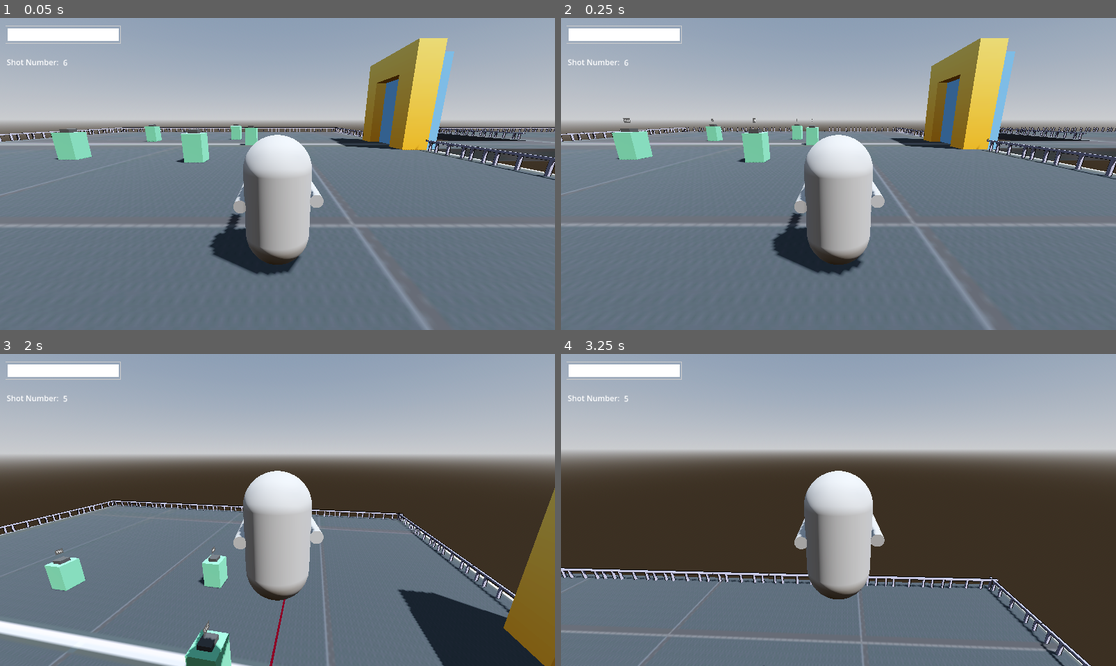
Above: before the commit, frames 1-4 (two rows, left to right).
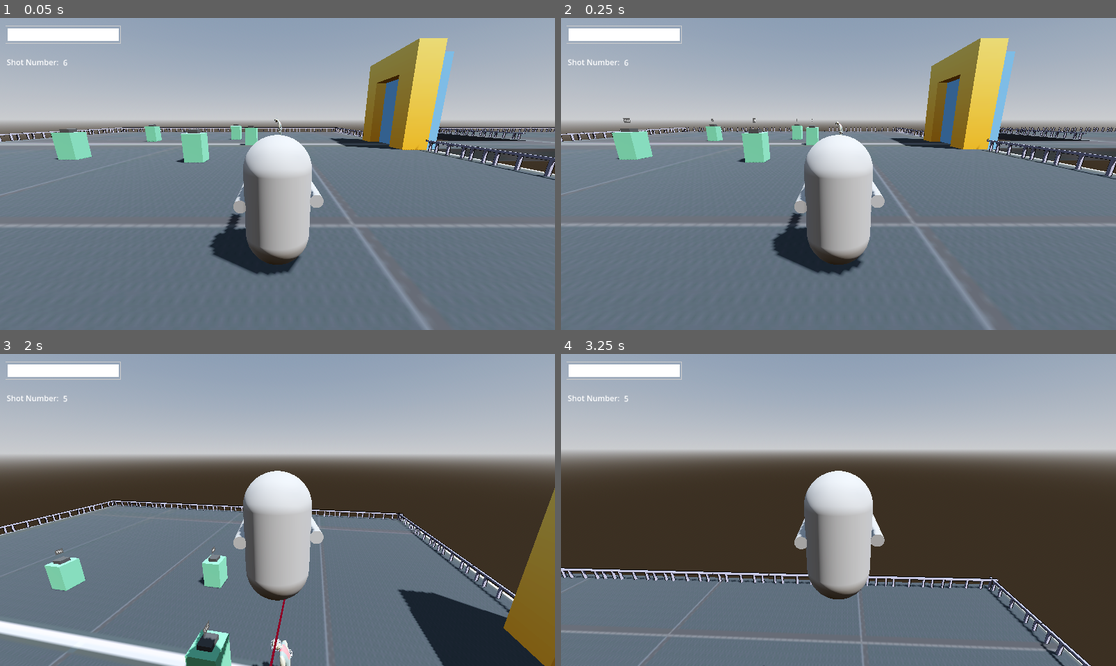
Above: after the commit, the same moments.

Repository: yashGhela/blame
Game: Godot game, scene res://levels/lab.tscn
The game is run twice, just before and just after one commit, with the same random seed, the same clock (stepped at 60 frames per second) and the same inputs. The project has no main scene, so this scene is started directly.
Inputs (mouse positions are in pixels of both pictures, inside the frame that each line leads up to):
- Up to frame 1 (0.05 s): no input
- Up to frame 2 (0.25 s): no input
- Up to frame 3 (2 s): tap Enter at 0.5 s; move the mouse to (305, 510) at 0.52 s; hold W (forward) from 0.53 s (still down); right-click (305, 510) at 0.6 s; tap Space (jump) at 0.77, 1.52 s; move the mouse to (249, 510) at 1.27 s; tap F (fire) at 1.35 s
- Up to frame 4 (3.25 s): keep holding W (forward); move the mouse to (849, 503) at 2.02 s; click (849, 503) at 2.1 s; move the mouse to (832, 516) at 2.77 s; tap E (interact) at 2.85 s; tap Space (jump) at 3.02 s

The runs differ from the first frame. In frame 1, less than 0.1% of the frame differs, in the area x 49-51%, y 32-38%; in frame 2, less than 0.1%; in frame 3, 0.2%, in the area x 45-53%, y 91-100%; in frame 4, nothing differs.
Error before the commit: Cannot call method 'play' on a null value. (res://scripts/chainer/chainer.gd:22)

Commit message:
kewl hes been added, just need to make him functional now

Diff:
--- a/gameplay-elements/chainer.tscn
+++ b/gameplay-elements/chainer.tscn
@@ -8,6 +8,7 @@
 [ext_resource type="Script" uid="uid://bcw8lgq8vjksu" path="res://scripts/statemachine.gd" id="5_7fb71"]
 [ext_resource type="Script" uid="uid://b67xj6wef2lop" path="res://scripts/state.gd" id="6_xmm4t"]
 [ext_resource type="Script" uid="uid://1k04qfm3uxt7" path="res://scripts/chainer/idle.gd" id="7_fptho"]
+[ext_resource type="PackedScene" uid="uid://cyyrgmv2ibvwo" path="res://gameplay-elements/modelfiles/chainer.tscn" id="9_vibjk"]
 
 [sub_resource type="ShaderMaterial" id="ShaderMaterial_7fb71"]
 render_priority = 0
@@ -27,8 +28,7 @@
 material = SubResource("ShaderMaterial_xmm4t")
 size = Vector3(1, 2, 1)
 
-[sub_resource type="ConvexPolygonShape3D" id="ConvexPolygonShape3D_ryfvy"]
-points = PackedVector3Array(-0.5, -1, -0.5, -0.5, -1, 0.5, -0.5, 1, -0.5, 0.5, -1, -0.5, 0.5, -1, 0.5, -0.5, 1, 0.5, 0.5, 1, -0.5, 0.5, 1, 0.5)
+[sub_resource type="CapsuleShape3D" id="CapsuleShape3D_vibjk"]
 
 [sub_resource type="StyleBoxFlat" id="StyleBoxFlat_5tb2b"]
 bg_color = Color(0.20885223, 0.21486989, 0.24036837, 1)
@@ -47,7 +47,7 @@
 mesh = SubResource("BoxMesh_5tb2b")
 
 [node name="CollisionShape3D" type="CollisionShape3D" parent="." unique_id=1123859073]
-shape = SubResource("ConvexPolygonShape3D_ryfvy")
+shape = SubResource("CapsuleShape3D_vibjk")
 
 [node name="StateMachine" type="Node" parent="." unique_id=1233649285 node_paths=PackedStringArray("initial_state")]
 script = ExtResource("5_7fb71")
@@ -118,3 +118,11 @@
 [node name="Sprite3D" type="Sprite3D" parent="." unique_id=338010292]
 transform = Transform3D(1, 0, 0, 0, 1, 0, 0, 0, 1, 0, 2.1519842, 0)
 texture = SubResource("ViewportTexture_5tb2b")
+
+[node name="chainer" parent="." unique_id=1246154780 instance=ExtResource("9_vibjk")]
+transform = Transform3D(1, 0, 0, 0, 1, 0, 0, 0, 1, 0.0030815601, -0.9819255, -0.22344494)
+
+[node name="Cube_003" parent="chainer/rigman/Skeleton3D/eyes" parent_id_path=PackedInt32Array(1246154780, 1144877449) index="0" unique_id=1740875475]
+transform = Transform3D(0.0004824866, 0.018710062, 0.009917797, 0.0023024464, -0.014408351, 0.012551339, 0.01312937, 0.0018391666, -0.002565545, -0.04790879, 0.02580893, -0.23018798)
+
+[editable path="chainer"]
--- /dev/null
+++ b/gameplay-elements/modelfiles/chainer.tscn
@@ -0,0 +1,54 @@
+[gd_scene format=3 uid="uid://cyyrgmv2ibvwo"]
+
+[ext_resource type="PackedScene" uid="uid://di5imi40csp3u" path="res://assets/glb/chainer.glb" id="1_u5cba"]
+
+[node name="chainer" unique_id=1246154780 instance=ExtResource("1_u5cba")]
+
+[node name="rigman" parent="." index="0" unique_id=869683889]
+transform = Transform3D(1, 0, 0, 0, 1, 0, 0, 0, 1, 0, 0, 0.042194366)
+
+[node name="Skeleton3D" parent="rigman" index="0" unique_id=1009250779]
+bones/9/rotation = Quaternion(0.20173779, 4.0910226e-09, -2.3196554e-08, 0.9794396)
+bones/10/rotation = Quaternion(-0.13373072, 0.002744348, 0.021394962, 0.990783)
+bones/31/rotation = Quaternion(0.10638686, 5.7369107e-08, 1.2176302e-08, 0.99432486)
+bones/46/rotation = Quaternion(-0.5106937, -0.29728767, -0.14171924, 0.7941837)
+bones/58/rotation = Quaternion(0.9853268, 0.04583032, 0.035513792, 0.16052873)
+bones/68/rotation = Quaternion(0.10638682, 6.047172e-08, 9.366382e-09, 0.99432486)
+bones/73/rotation = Quaternion(0.106386855, 1.6350191e-07, 1.45178936e-08, 0.99432486)
+bones/88/rotation = Quaternion(0.9299854, 0.024607608, 0.3284791, 0.16316657)
+bones/90/rotation = Quaternion(0.9299854, 0.024607586, 0.3284791, 0.16316657)
+bones/106/rotation = Quaternion(0.20173775, 4.0910275e-09, -2.3196547e-08, 0.9794396)
+bones/107/rotation = Quaternion(-0.1337307, 0.002744346, 0.021394962, 0.990783)
+bones/144/rotation = Quaternion(-0.0067881197, 0.70707434, 0.70707417, -0.0067881225)
+bones/148/rotation = Quaternion(0.6120469, -0.48417303, -0.43395013, -0.45018062)
+bones/149/rotation = Quaternion(0.6120469, -0.48417303, -0.43395013, -0.45018062)
+bones/155/rotation = Quaternion(0.5872863, 0.49337748, 0.53927416, -0.34764495)
+bones/156/rotation = Quaternion(-0.03587025, 0.7061965, 0.70619637, -0.035870258)
+bones/178/rotation = Quaternion(0.8224094, 0.52115583, 0.10692377, 0.20151114)
+bones/182/rotation = Quaternion(0.38708702, 0.37330446, 0.7710252, -0.3410687)
+bones/187/rotation = Quaternion(-8.5522174e-08, -0.44038525, -0.21701102, 0.8711872)
+bones/200/rotation = Quaternion(0.845992, 0.38589647, 0.27008665, -0.24986973)
+bones/201/rotation = Quaternion(0.845992, 0.38589647, 0.27008665, -0.24986973)
+bones/207/rotation = Quaternion(-0.0264396, 0.70661235, 0.7066122, -0.026439607)
+bones/215/rotation = Quaternion(-0.033221707, 0.70632595, 0.706326, -0.033221718)
+bones/225/rotation = Quaternion(0.40939227, -0.4336984, 0.7483446, -0.29031718)
+bones/229/rotation = Quaternion(0.32536978, -0.21825658, -0.7133549, 0.5810537)
+bones/387/rotation = Quaternion(0.9996404, -1.394535e-08, 6.1188096e-08, -0.026816461)
+bones/388/rotation = Quaternion(0.9996404, -1.394535e-08, 6.1188096e-08, -0.026816461)
+bones/413/rotation = Quaternion(0.15207124, -1.6819733e-07, 5.7479216e-08, 0.9883696)
+bones/431/rotation = Quaternion(0.060358167, -0.67380774, 0.6957719, -0.24133314)
+bones/433/rotation = Quaternion(0.15207128, -1.8032925e-07, 2.7326186e-08, 0.9883696)
+bones/438/rotation = Quaternion(0.15207115, -1.5465201e-07, -3.769129e-09, 0.9883696)
+bones/555/rotation = Quaternion(-0.023894947, 0.6995305, -0.6964477, -0.15826215)
+bones/562/rotation = Quaternion(0.13783056, -2.3789511e-07, 2.2143992e-07, 0.99045587)
+bones/602/rotation = Quaternion(0.21727161, -0.020558076, 0.010238539, 0.975841)
+bones/605/rotation = Quaternion(0.21727161, -0.020558076, 0.010238539, 0.975841)
+bones/608/rotation = Quaternion(0.21727163, -0.020558074, 0.01023854, 0.975841)
+bones/616/rotation = Quaternion(0.19561173, -1.04790026e-07, 0.9806815, -4.463444e-07)
+bones/619/rotation = Quaternion(0.21727161, -0.020558076, 0.010238539, 0.975841)
+bones/629/rotation = Quaternion(0.28076896, -0.0797018, -0.027808476, 0.95605606)
+bones/639/rotation = Quaternion(-0.07657561, -0.7614062, 0.055708095, 0.6413217)
+bones/658/rotation = Quaternion(-0.07657561, -0.7614062, 0.055708095, 0.6413217)
+
+[node name="Cube_003" parent="rigman/Skeleton3D/eyes" parent_id_path=PackedInt32Array(1144877449) index="0" unique_id=1740875475]
+transform = Transform3D(0.00048248653, 0.01871006, 0.009917797, 0.0023024462, -0.014408349, 0.012551339, 0.013129369, 0.0018391665, -0.002565545, -0.04790879, 0.02580893, -0.23018798)
--- a/scripts/chainer/chainer.gd
+++ b/scripts/chainer/chainer.gd
@@ -5,8 +5,7 @@
 
 @export var phase:=1
 
-@onready var ap: AnimationPlayer = $chainer/AnimationPlayer
-
+@onready var chainer: Node3D = $chainer
 
 var kv:Vector3 = Vector3.ZERO
 @export var kd = 25.0
@@ -17,9 +16,8 @@
 @onready var state_machine: Node = $StateMachine
 @onready var stun: Node = $StateMachine/Stun
 @onready var death: State = $StateMachine/Death
+@onready var ap: AnimationPlayer = $chainer/AnimationPlayer
 
-func _ready() -> void:
-	ap.play("rigman|idle")
 
 func _process(delta: float) -> void:
 	progress_bar.value=health
@@ -33,6 +31,9 @@
 	if timeshit>=3 and state_machine.current_state!=stun:
 		state_machine.current_state = stun
 		timeshit=0
+
+	if !ap.is_playing():
+		ap.play("idle")
 
 func _physics_process(delta: float) -> void:
 
Not shown, removed: assets/fbx/chainer.fbx.import
Binary file removed: assets/fbx/chainer_0.png
Not shown, removed: assets/fbx/chainer_0.png.import
Not shown, changed: assets/fbx/chainer.fbx
